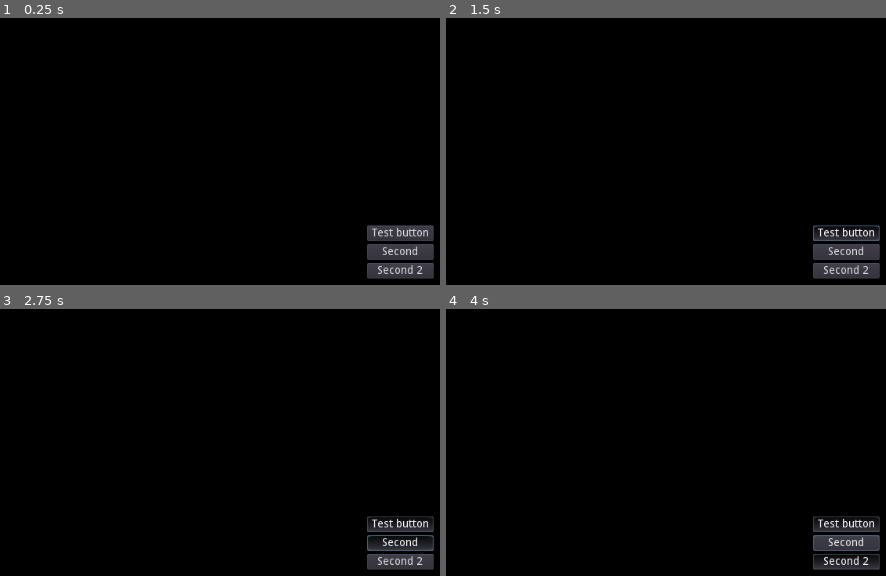
Above: before the commit, frames 1-4 (two rows, left to right).
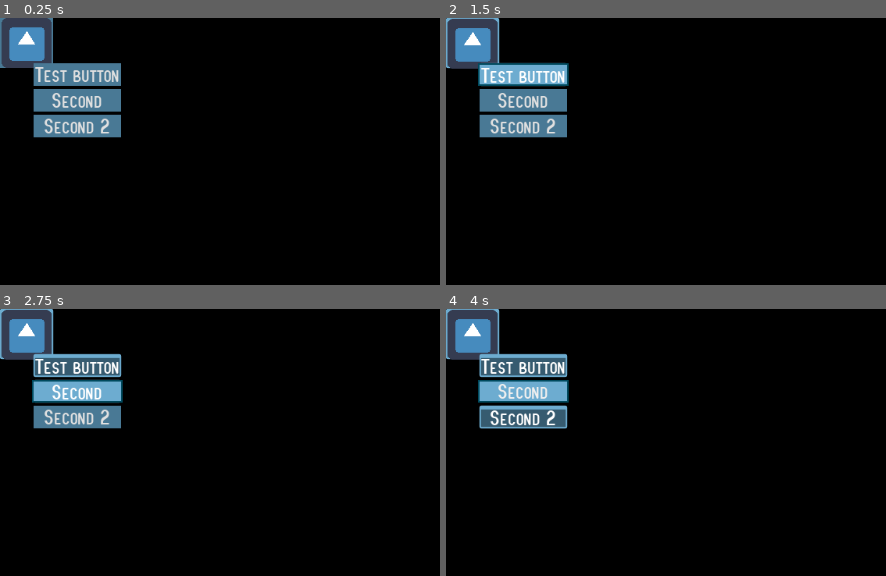
Above: after the commit, the same moments.

Repository: albertnez/ld50
Game: Godot game, scene res://scenes/test.tscn
Two runs of this game, one before a commit and one after it. Both use one fixed random seed, a clock stepped at 60 frames per second and the inputs below. This scene is started directly instead of the project's main scene. The engine's default icon, where the game draws it, is replaced by a stand-in: a white triangle on a blue panel in a dark square.
Inputs (mouse positions are in pixels of both pictures, inside the frame that each line leads up to):
- Up to frame 1 (0.25 s): no input
- Up to frame 2 (1.5 s): click "Test button" at 0.5 s; click (472, 42) at 1.27 s
- Up to frame 3 (2.75 s): click "Second" at 2 s
- Up to frame 4 (4 s): click "Second 2" at 2.75 s; tap Enter (restart) at 3.5 s; move the mouse to (outside the picture) at 3.52 s; hold Right (ui_right) from 3.53 s (still down)

The runs differ from the first frame. In frame 1, 10% of the frame differs, in the area x 0-99%, y 0-98%; in frame 2, 10%; in frame 3, 10%; in frame 4, 10%.

Commit message:
Adding test level with UI components

Diff:
--- a/scenes/test.tscn
+++ b/scenes/test.tscn
@@ -1,32 +1,47 @@
-[gd_scene format=2]
+[gd_scene load_steps=3 format=2]
 
-[node name="VBoxContainer" type="VBoxContainer"]
+[ext_resource path="res://assets/theme/new_theme.tres" type="Theme" id=1]
+[ext_resource path="res://icon.png" type="Texture" id=2]
+
+[node name="Control" type="Control"]
+margin_right = 40.0
+margin_bottom = 40.0
+theme = ExtResource( 1 )
+
+[node name="Button3" type="Button" parent="."]
+margin_right = 68.0
+margin_bottom = 64.0
+focus_mode = 0
+toggle_mode = true
+icon = ExtResource( 2 )
+
+[node name="VBoxContainer" type="VBoxContainer" parent="."]
 anchor_left = 0.5
 anchor_top = 0.5
 anchor_right = 0.5
 anchor_bottom = 0.5
-margin_left = -42.5
-margin_top = -34.0
-margin_right = 42.5
-margin_bottom = 34.0
+margin_left = 23.0
+margin_top = 38.0
+margin_right = 135.0
+margin_bottom = 133.0
 
-[node name="Control" type="Button" parent="."]
-margin_right = 85.0
-margin_bottom = 20.0
+[node name="Control" type="Button" parent="VBoxContainer"]
+margin_right = 112.0
+margin_bottom = 33.0
 toggle_mode = true
 text = "Test button"
 
-[node name="Button" type="Button" parent="."]
-margin_top = 24.0
-margin_right = 85.0
-margin_bottom = 44.0
+[node name="Button" type="Button" parent="VBoxContainer"]
+margin_top = 37.0
+margin_right = 112.0
+margin_bottom = 70.0
 toggle_mode = true
 text = "Second"
 
-[node name="Button2" type="Button" parent="."]
-margin_top = 48.0
-margin_right = 85.0
-margin_bottom = 68.0
+[node name="Button2" type="Button" parent="VBoxContainer"]
+margin_top = 74.0
+margin_right = 112.0
+margin_bottom = 107.0
 focus_mode = 0
 toggle_mode = true
 text = "Second 2"
